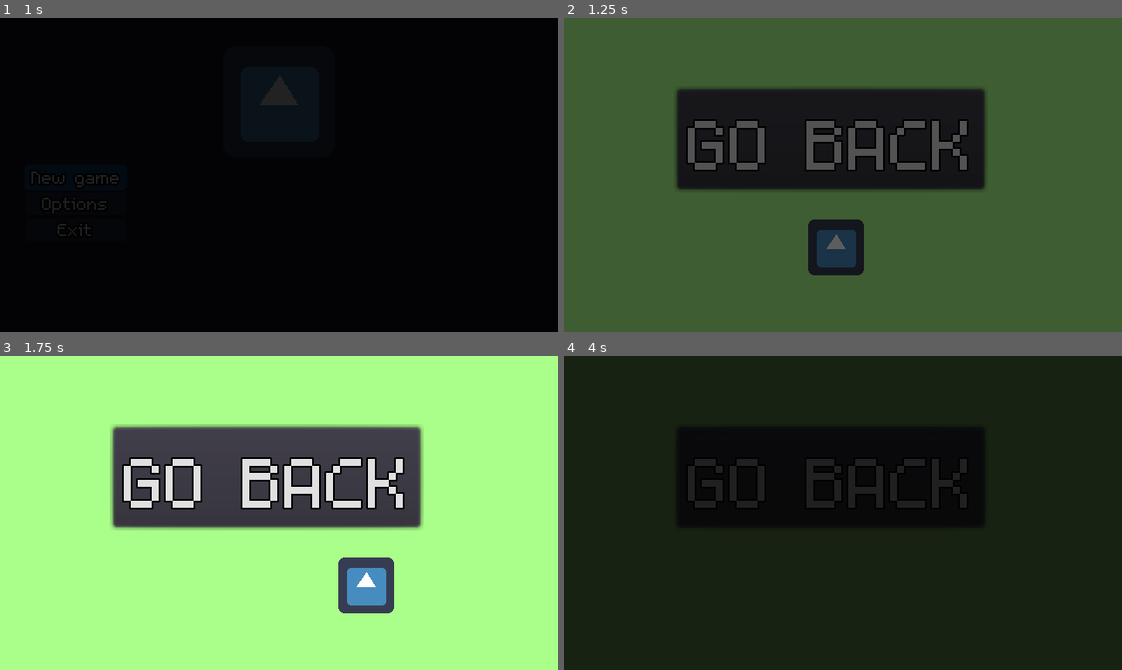
Above: before the commit, frames 1-4 (two rows, left to right).
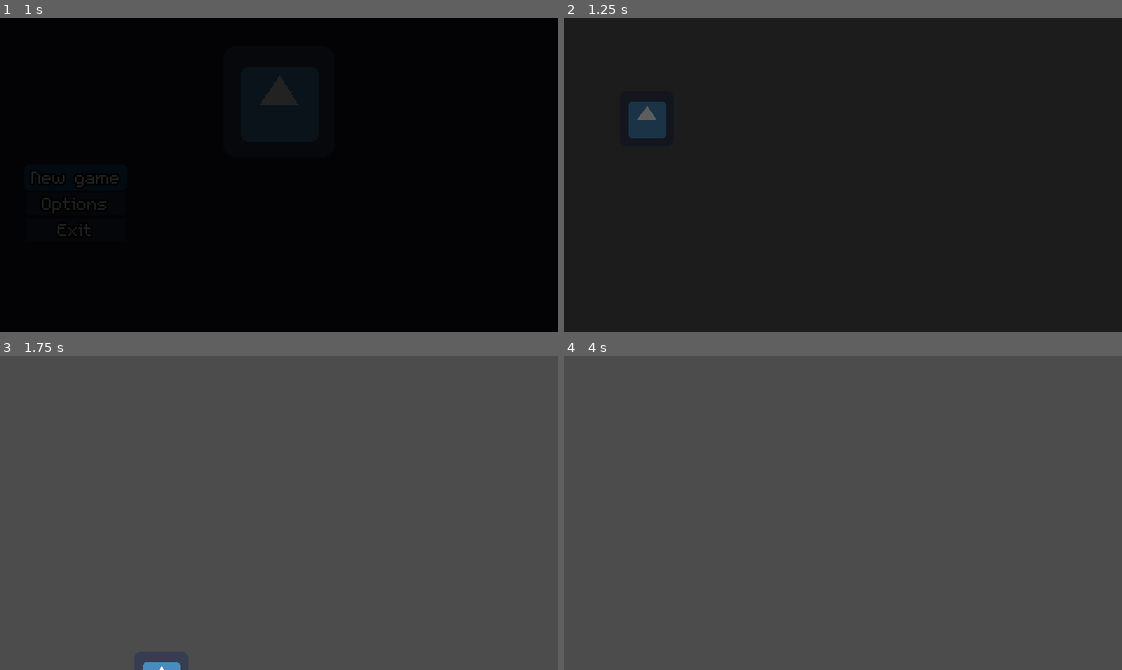
Above: after the commit, the same moments.

Repository: blabtonic/Tipperary-Climber
Game: Godot game, scene res://Game/Game.tscn
The game is run twice, just before and just after one commit, with the same random seed, the same clock (stepped at 60 frames per second) and the same inputs. The engine's default icon, where the game draws it, is replaced by a stand-in: a white triangle on a blue panel in a dark square.
Inputs (mouse positions are in pixels of both pictures, inside the frame that each line leads up to):
- Up to frame 1 (1 s): click "New game" at 0.5 s
- Up to frame 2 (1.25 s): no input
- Up to frame 3 (1.75 s): tap Enter at 1.25 s; hold Right (ui_right) from 1.28 s (still down); tap Space (Jump) at 1.52 s
- Up to frame 4 (4 s): release Right (ui_right) at 2.03 s; hold S (Down) 2.03-2.78 s; tap Space (Jump) at 2.27 s; hold Right (ui_right) 2.78-3.5 s; click (831, 478) at 3.5 s, where only the run before the commit has a clickable "GO BACK"

Frame 1 is identical in both runs. In frame 2, 86% of the frame differs, in the area x 0-100%, y 0-100%; in frame 3, 86%; in frame 4, 100%.

Commit message:
adding player movement

Diff:
--- a/Levels/LevelScene.tscn
+++ b/Levels/LevelScene.tscn
@@ -1,6 +1,7 @@
-[gd_scene load_steps=3 format=2]
+[gd_scene load_steps=4 format=2]
 
 [ext_resource path="res://icon.png" type="Texture" id=1]
+[ext_resource path="res://Levels/Player.gd" type="Script" id=2]
 
 [sub_resource type="RectangleShape2D" id=1]
 extents = Vector2( 13.8543, 14.4539 )
@@ -9,6 +10,7 @@
 
 [node name="Player" type="KinematicBody2D" parent="."]
 position = Vector2( 47.4316, 48.5347 )
+script = ExtResource( 2 )
 __meta__ = {
 "_edit_group_": true
 }
--- /dev/null
+++ b/Levels/Player.gd
@@ -0,0 +1,16 @@
+extends KinematicBody2D
+
+var motion = Vector2()
+
+var speed = 2 * 60
+
+func _physics_process(delta):
+	motion.y += 10
+	if Input.is_action_pressed('ui_right'):
+		motion.x = 100
+	elif Input.is_action_pressed('ui_left'):
+		motion.x = -100
+	else:
+		motion.x = 0
+
+	move_and_slide(motion)
--- a/TitleScreen/MainMenu.tscn
+++ b/TitleScreen/MainMenu.tscn
@@ -4,13 +4,12 @@
 [ext_resource path="res://icon.png" type="Texture" id=2]
 [ext_resource path="res://GUI/Buttons/DefaultButton.tscn" type="PackedScene" id=3]
 
-
 [sub_resource type="StyleBoxFlat" id=1]
 bg_color = Color( 0.0941176, 0.0784314, 0.145098, 1 )
 
 [node name="MainMenu" type="CanvasLayer"]
 script = ExtResource( 1 )
-First_Level = "res://Levels/TestScene.tscn"
+First_Level = "res://Levels/LevelScene.tscn"
 
 [node name="BG" type="Panel" parent="."]
 pause_mode = 2
@@ -34,7 +33,6 @@
 size_flags_vertical = 3
 
 [node name="CenterLogo" type="CenterContainer" parent="BG/MarginContainer/VBoxMain"]
-editor/display_folded = true
 margin_right = 288.0
 margin_bottom = 64.0
 
Not shown: 1 places in TitleScreen/MainMenu.tscn that only renumber resources
